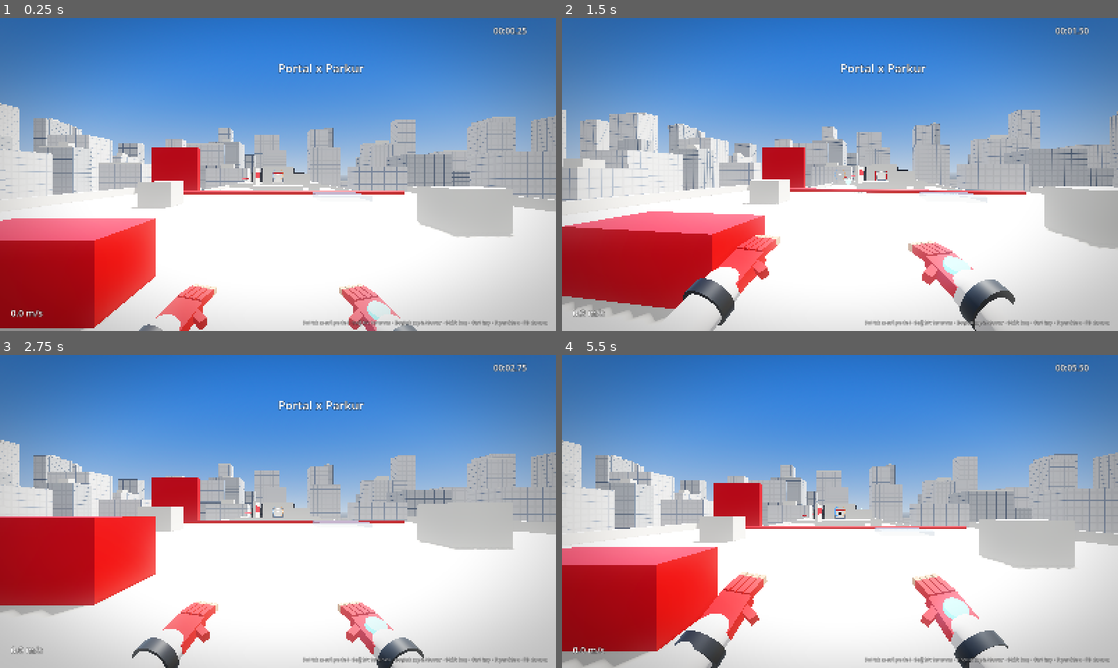
Above: before the commit, frames 1-4 (two rows, left to right).
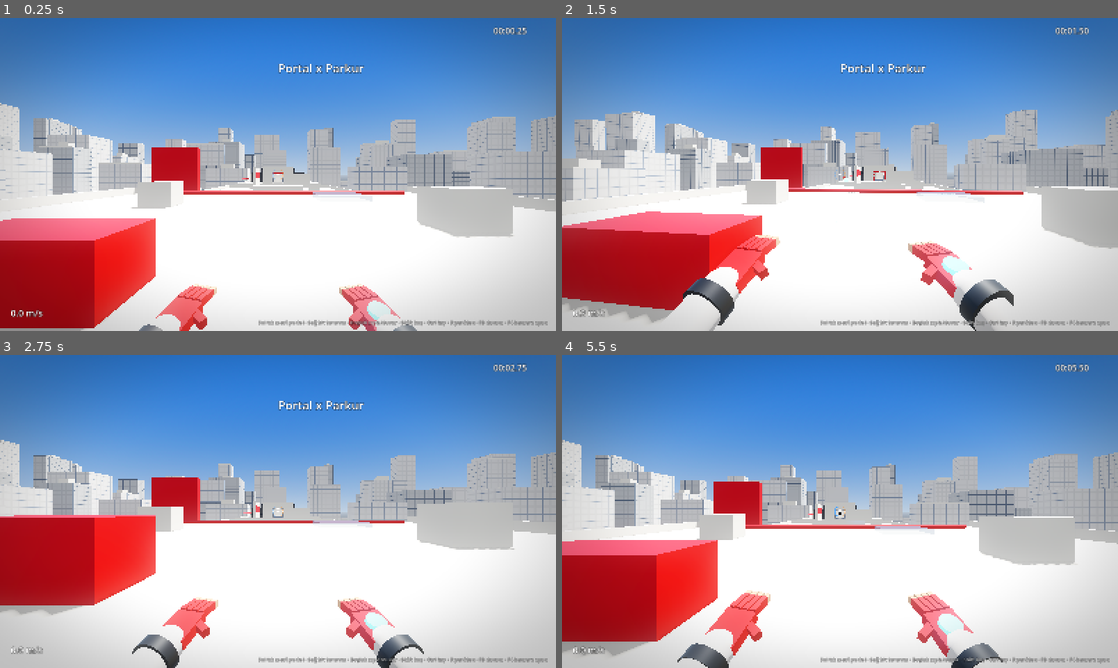
Above: after the commit, the same moments.

Repository: salihsahinin/portal-parkur
Game: Godot game, scene res://sahneler/ana.tscn
Two runs of this game, one before a commit and one after it. Both use one fixed random seed, a clock stepped at 60 frames per second and the inputs below.
Inputs (mouse positions are in pixels of both pictures, inside the frame that each line leads up to):
- Up to frame 1 (0.25 s): no input
- Up to frame 2 (1.5 s): tap Enter at 0.5 s; move the mouse to (867, 174) at 0.52 s; tap S (geri) at 0.6 s; click (867, 174) at 0.67 s; tap W (ileri) at 0.8, 1.35 s; move the mouse to (812, 174) at 1.27 s; click (812, 174) at 1.42 s
- Up to frame 3 (2.75 s): tap Ctrl (kay) at 1.55 s; move the mouse to (289, 505) at 2.02 s; hold Ctrl (kay) from 2.03 s (still down); click (289, 505) at 2.17 s; tap R (yeniden) at 2.3 s
- Up to frame 4 (5.5 s): move the mouse to (834, 517) at 2.77 s; release Ctrl (kay) at 2.78 s; tap R (yeniden) at 2.85, 5.3 s; click (834, 517) at 2.92 s; tap S (geri) at 3.05, 3.6 s; move the mouse to (878, 514) at 3.52 s; click (878, 514) at 3.67 s; tap W (ileri) at 3.8, 4.35 s; move the mouse to (795, 508) at 4.27 s; click (795, 508) at 4.42 s; tap Ctrl (kay) at 4.55 s; move the mouse to (845, 511) at 5.02 s; hold Ctrl (kay) from 5.03 s (still down); click (845, 511) at 5.17 s

The runs differ from the first frame. In frame 1, 0.4% of the frame differs, in the area x 46-98%, y 96-99%; in frame 2, 5.4%; in frame 3, 2.1%; in frame 4, 9.5%, in the area x 0-100%, y 27-100%.

Commit message:
[icra] Portal Parkur: Dying Light style camera profile (raw 1:1 mouse, optional smoothing, inertia, fov, lean) with F4 live tuning panel saved to user://ayarlar.cfg
Co-Authored-By: Claude Fable 5.1 <noreply@anthropic.com>

Diff:
--- /dev/null
+++ b/betikler/ayarlar.gd
@@ -0,0 +1,58 @@
+extends Node
+## Kamera/fare profili (Dying Light hissi için ayarlanabilir); user://ayarlar.cfg içinde saklanır.
+## Değerler [?] kestirimdir; Dying Light ayar dosyaları (Belgeler\DyingLight\out\settings) okunursa güncellenir.
+
+signal degisti
+
+const YOL := "user://ayarlar.cfg"
+
+## ad: [varsayılan, min, max, adım, açıklama]
+const TANIM := {
+	"hassasiyet": [0.12, 0.02, 0.60, 0.005, "derece / fare sayımı (yatay)"],
+	"dikey_oran": [1.0, 0.5, 1.5, 0.05, "dikey / yatay hassasiyet oranı"],
+	"yumusatma": [0.0, 0.0, 0.08, 0.005, "fare yumuşatma zaman sabiti (sn); 0 = ham 1:1"],
+	"ters_y": [0.0, 0.0, 1.0, 1.0, "dikey ters (1 = açık)"],
+	"fov": [68.0, 55.0, 100.0, 1.0, "görüş açısı (dikey derece)"],
+	"sprint_fov": [12.0, 0.0, 30.0, 1.0, "sprintte görüş açısı artışı"],
+	"kamera_atalet": [0.012, 0.0, 0.05, 0.001, "hızlı dönüşte kameranın gövdeyi geriden izlemesi (sn)"],
+	"bob": [1.0, 0.0, 2.0, 0.05, "baş sallanması çarpanı"],
+	"egilme": [14.0, 0.0, 25.0, 1.0, "duvar koşusunda kamera eğimi (derece)"],
+	"yan_egilme": [1.8, 0.0, 6.0, 0.1, "yana koşarken kamera eğimi (derece)"],
+	"inis_dip": [1.0, 0.0, 2.0, 0.05, "iniş sarsıntısı çarpanı"],
+}
+
+var deger := {}
+
+
+func _ready() -> void:
+	for k in TANIM:
+		deger[k] = TANIM[k][0]
+	var cf := ConfigFile.new()
+	if cf.load(YOL) == OK:
+		for k in TANIM:
+			deger[k] = float(cf.get_value("kamera", k, TANIM[k][0]))
+	Input.use_accumulated_input = false
+
+
+func al(k: String) -> float:
+	return deger[k]
+
+
+func ayarla(k: String, v: float) -> void:
+	deger[k] = clampf(v, TANIM[k][1], TANIM[k][2])
+	kaydet()
+	degisti.emit()
+
+
+func sifirla() -> void:
+	for k in TANIM:
+		deger[k] = TANIM[k][0]
+	kaydet()
+	degisti.emit()
+
+
+func kaydet() -> void:
+	var cf := ConfigFile.new()
+	for k in TANIM:
+		cf.set_value("kamera", k, deger[k])
+	cf.save(YOL)
--- a/betikler/hud.gd
+++ b/betikler/hud.gd
@@ -26,6 +26,77 @@
 var mesaj_sure := 0.0
 var hata_ayik := false
 var bulanik_guc := 0.0
+var panel: PanelContainer
+var panel_degerler := {}
+
+
+## F4 paneli: kamera/fare profil kaydırıcıları (Ayarlar autoload).
+func _panel_kur() -> void:
+	panel = PanelContainer.new()
+	panel.set_anchors_preset(Control.PRESET_CENTER_LEFT)
+	panel.position = Vector2(24, -260)
+	panel.visible = false
+	add_child(panel)
+	var kutu := VBoxContainer.new()
+	kutu.custom_minimum_size = Vector2(520, 0)
+	panel.add_child(kutu)
+	var baslik := Label.new()
+	baslik.text = "Kamera / fare profili (F4 kapat · değişiklik anında uygulanır ve kaydedilir)"
+	baslik.add_theme_font_size_override("font_size", 15)
+	kutu.add_child(baslik)
+	for k in Ayarlar.TANIM:
+		var t: Array = Ayarlar.TANIM[k]
+		var satir := HBoxContainer.new()
+		kutu.add_child(satir)
+		var ad := Label.new()
+		ad.custom_minimum_size = Vector2(120, 0)
+		ad.text = k
+		satir.add_child(ad)
+		var s := HSlider.new()
+		s.min_value = t[1]
+		s.max_value = t[2]
+		s.step = t[3]
+		s.value = Ayarlar.al(k)
+		s.custom_minimum_size = Vector2(220, 0)
+		satir.add_child(s)
+		var v := Label.new()
+		v.custom_minimum_size = Vector2(60, 0)
+		v.text = "%.3f" % Ayarlar.al(k)
+		satir.add_child(v)
+		var acik := Label.new()
+		acik.text = t[4]
+		acik.add_theme_font_size_override("font_size", 12)
+		acik.modulate.a = 0.75
+		satir.add_child(acik)
+		panel_degerler[k] = v
+		s.value_changed.connect(func(val: float) -> void:
+			Ayarlar.ayarla(k, val)
+			v.text = "%.3f" % val
+		)
+	var sifir := Button.new()
+	sifir.text = "Varsayılanlara dön"
+	sifir.pressed.connect(func() -> void:
+		Ayarlar.sifirla()
+		_panel_yenile()
+	)
+	kutu.add_child(sifir)
+
+
+func _panel_yenile() -> void:
+	var i := 0
+	var kutu: VBoxContainer = panel.get_child(0)
+	for k in Ayarlar.TANIM:
+		var satir: HBoxContainer = kutu.get_child(1 + i)
+		var s: HSlider = satir.get_child(1)
+		s.set_value_no_signal(Ayarlar.al(k))
+		panel_degerler[k].text = "%.3f" % Ayarlar.al(k)
+		i += 1
+
+
+func _unhandled_input(event: InputEvent) -> void:
+	if event is InputEventKey and event.pressed and not event.echo and event.physical_keycode == KEY_F4:
+		panel.visible = not panel.visible
+		Input.mouse_mode = Input.MOUSE_MODE_VISIBLE if panel.visible else Input.MOUSE_MODE_CAPTURED
 
 
 func _ready() -> void:
@@ -50,7 +121,8 @@
 	mesaj_lbl.horizontal_alignment = HORIZONTAL_ALIGNMENT_CENTER
 	mesaj_lbl.modulate.a = 0.0
 	ipucu_lbl = _etiket(Vector2(0, 0), 15, Control.PRESET_BOTTOM_WIDE)
-	ipucu_lbl.text = "Sol tık mavi portal · Sağ tık turuncu · Boşluk zıpla/duvar · Shift koş · Ctrl kay · R yeniden · F3 durum"
+	ipucu_lbl.text = "Sol tık mavi portal · Sağ tık turuncu · Boşluk zıpla/duvar · Shift koş · Ctrl kay · R yeniden · F3 durum · F4 kamera ayarı"
+	_panel_kur()
 	ipucu_lbl.horizontal_alignment = HORIZONTAL_ALIGNMENT_RIGHT
 	ipucu_lbl.offset_left = 200
 	ipucu_lbl.offset_right = -24
--- a/betikler/oyuncu.gd
+++ b/betikler/oyuncu.gd
@@ -78,14 +78,45 @@
 	kamera.fov = temel_fov
 
 
+## Fare: ham sayım birikir; _process içinde (yumuşatma 0 ise) 1:1 uygulanır.
+var fare_birikim := Vector2.ZERO
+var fare_hiz := Vector2.ZERO
+var kamera_yaw_ofset := 0.0
+var hedef_pitch := 0.0
+
+
 func _unhandled_input(event: InputEvent) -> void:
 	if event is InputEventMouseMotion and Input.mouse_mode == Input.MOUSE_MODE_CAPTURED:
-		rotate_y(-event.relative.x * fare_hassasiyet)
-		kamera.rotation.x = clamp(kamera.rotation.x - event.relative.y * fare_hassasiyet, deg_to_rad(-88), deg_to_rad(88))
+		fare_birikim += event.relative
 	elif event.is_action_pressed("cikis"):
 		Input.mouse_mode = Input.MOUSE_MODE_VISIBLE if Input.mouse_mode == Input.MOUSE_MODE_CAPTURED else Input.MOUSE_MODE_CAPTURED
 	elif event is InputEventMouseButton and event.pressed and Input.mouse_mode != Input.MOUSE_MODE_CAPTURED:
 		Input.mouse_mode = Input.MOUSE_MODE_CAPTURED
+
+
+func _process(delta: float) -> void:
+	var d := fare_birikim
+	fare_birikim = Vector2.ZERO
+	var tau: float = Ayarlar.al("yumusatma")
+	if tau > 0.0005:
+		# üstel yumuşatma: bu karede uygulanan = birikenin bir kısmı (kare hızından bağımsız)
+		fare_hiz += d
+		var k: float = 1.0 - exp(-delta / tau)
+		d = fare_hiz * k
+		fare_hiz -= d
+	var derece: float = Ayarlar.al("hassasiyet")
+	var yaw_d := deg_to_rad(d.x * derece)
+	var pitch_d := deg_to_rad(d.y * derece * Ayarlar.al("dikey_oran")) * (-1.0 if Ayarlar.al("ters_y") > 0.5 else 1.0)
+	if yaw_d != 0.0:
+		rotate_y(-yaw_d)
+	kamera.rotation.x = clampf(kamera.rotation.x - pitch_d, deg_to_rad(-85), deg_to_rad(85))
+	# kamera ataleti: hızlı dönüşte görüş gövdeyi kısa süre geriden izler
+	var atalet: float = Ayarlar.al("kamera_atalet")
+	if atalet > 0.0005:
+		kamera_yaw_ofset = lerpf(kamera_yaw_ofset + yaw_d * 0.5, 0.0, clampf(delta / atalet, 0.0, 1.0))
+	else:
+		kamera_yaw_ofset = 0.0
+	kamera.rotation.y = kamera_yaw_ofset
 
 
 func yatay_hiz() -> Vector3:
@@ -240,7 +271,7 @@
 	Ses.cal("inis", lerpf(-18.0, 0.0, siddet), randf_range(0.9, 1.1))
 	if siddet > 0.12:
 		var tw := create_tween()
-		inis_dip = -0.32 * siddet
+		inis_dip = -0.32 * siddet * Ayarlar.al("inis_dip")
 		tw.tween_property(self, "inis_dip", 0.0, 0.28 + 0.2 * siddet).set_trans(Tween.TRANS_CUBIC).set_ease(Tween.EASE_OUT)
 		eller.call("inis", siddet)
 	if siddet > 0.55:
@@ -505,21 +536,22 @@
 # ---------------- KAMERA ----------------
 func _kamera_guncelle(delta: float) -> void:
 	var hiz := yatay_hiz().length()
-	var hedef_fov: float = temel_fov + clampf((hiz - 6.0) * 1.5, 0.0, 20.0)
+	temel_fov = Ayarlar.al("fov")
+	var hedef_fov: float = temel_fov + clampf((hiz - 6.0) / 6.5, 0.0, 1.0) * Ayarlar.al("sprint_fov")
 	if durum == Durum.KAYMA:
 		hedef_fov += 4.0
 	kamera.fov = lerpf(kamera.fov, hedef_fov, 6.0 * delta)
 	var hedef_roll := 0.0
 	if durum == Durum.DUVAR_KOSU:
-		hedef_roll = deg_to_rad(14.0) * duvar_taraf
+		hedef_roll = deg_to_rad(Ayarlar.al("egilme")) * duvar_taraf
 	else:
-		hedef_roll = -girdi.x * deg_to_rad(1.8)
+		hedef_roll = -girdi.x * deg_to_rad(Ayarlar.al("yan_egilme"))
 	kamera.rotation.z = lerp_angle(kamera.rotation.z, hedef_roll, 9.0 * delta)
 	var bob_y := 0.0
 	var bob_x := 0.0
 	if durum == Durum.YERDE and hiz > 1.0:
 		bob_faz += delta * hiz * 1.55
-		var genlik: float = 0.028 * clampf(hiz / 9.0, 0.3, 1.5)
+		var genlik: float = 0.028 * clampf(hiz / 9.0, 0.3, 1.5) * Ayarlar.al("bob")
 		bob_y = absf(sin(bob_faz)) * genlik - genlik * 0.5
 		bob_x = cos(bob_faz) * genlik * 0.55
 		var adim := int(floor(bob_faz / PI))
@@ -540,7 +572,8 @@
 	if yatay.length() > 0.05:
 		yaw = atan2(-yatay.x, -yatay.z)
 	rotation = Vector3(0.0, yaw, 0.0)
-	kamera.rotation = Vector3(clampf(asin(clampf(ileri.y, -1.0, 1.0)), deg_to_rad(-88), deg_to_rad(88)), 0.0, kamera.rotation.z)
+	kamera.rotation = Vector3(clampf(asin(clampf(ileri.y, -1.0, 1.0)), deg_to_rad(-85), deg_to_rad(85)), 0.0, kamera.rotation.z)
+	kamera_yaw_ofset = 0.0
 	velocity = portal.call("to_exit_direction", velocity)
 	var cikis: Node3D = portal.get("exit_portal")
 	var cikis_normal: Vector3 = cikis.global_basis.z
--- a/project.godot
+++ b/project.godot
@@ -12,6 +12,7 @@
 
 GirdiKur="*res://betikler/girdi_kur.gd"
 Ses="*res://betikler/ses.gd"
+Ayarlar="*res://betikler/ayarlar.gd"
 
 [display]
 
